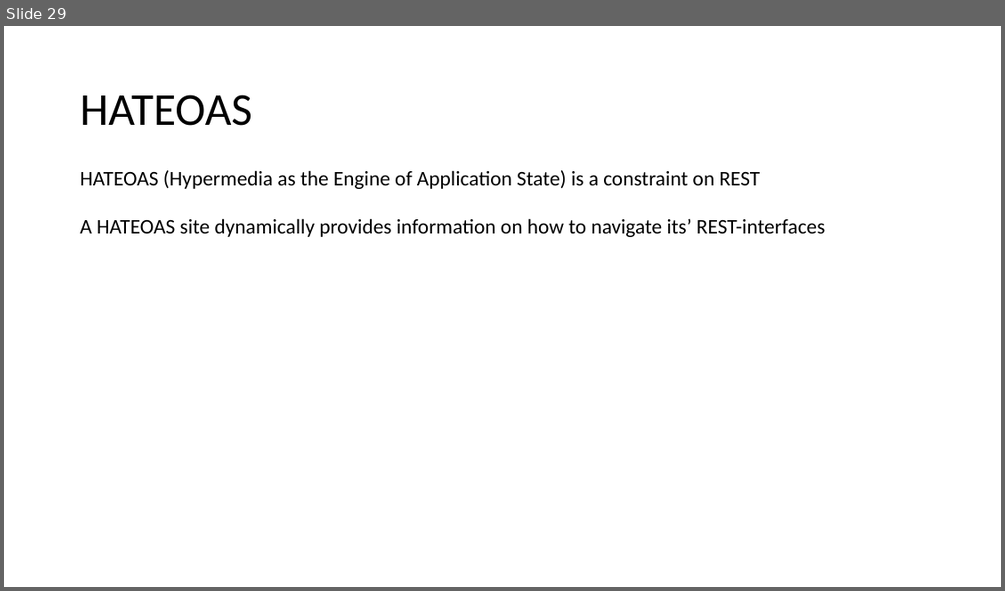
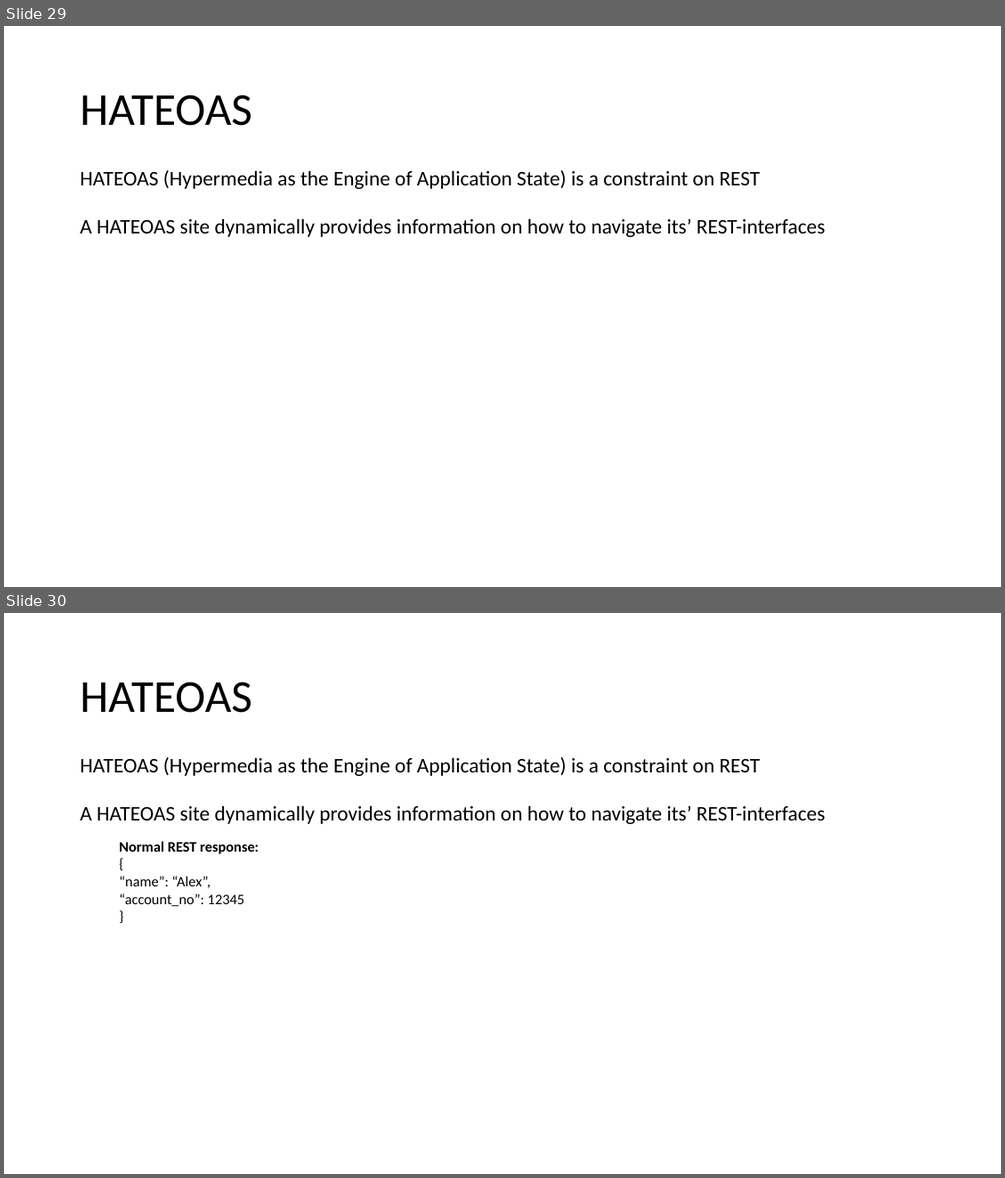
Before and after one commit to aludkiewicz/java_webapp_base, a slide deck: Webapp_java.pptx. Shown one above the other, each under a label of ours: slide 29 before the commit, slides 29 and 30 after it. The pictures are 1005x591 and 1005x1178 pixels, drawn with LibreOffice and Linux fonts; fonts in the diff are those of the drawing. Boxes give left, top, right and bottom in pixels: in the first picture for what was removed or moved away, otherwise in the second. Text is boxed around its words. In the diff, an @@ line names an element or a change of style, - is before the commit and + after.

```diff
--- a/Webapp_java.pptx
+++ b/Webapp_java.pptx
@@ slide 30 added at (4, 613, 1001, 1174), background #FFFFFF @@
@@ title added at (80, 682, 252, 713), 44 pt, text #000000 @@
+HATEOAS
@@ text added at (80, 757, 825, 824), 20 pt, text #000000 @@
+HATEOAS (Hypermedia as the Engine of Application State) is a constraint on REST
+A HATEOAS site dynamically provides information on how to navigate its’ REST-interfaces
@@ text added at (119, 841, 259, 907), 14 pt, text #000000 @@
+Normal REST response:
+{
+“name”: “Alex”,
+“account_no”: 12345
+}
```
Also in this commit, not shown: 4 slides changed, 1 other file.
